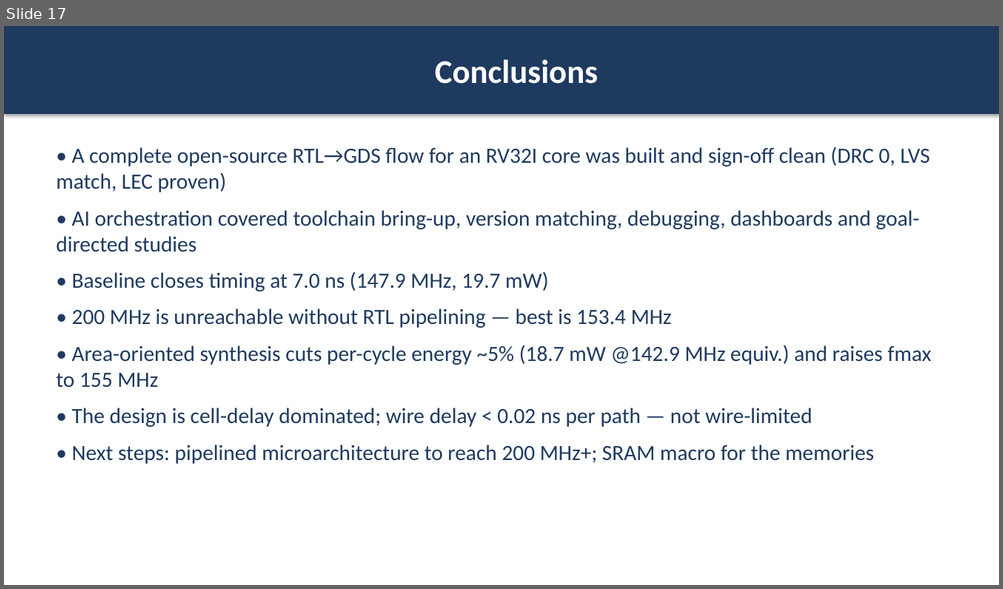
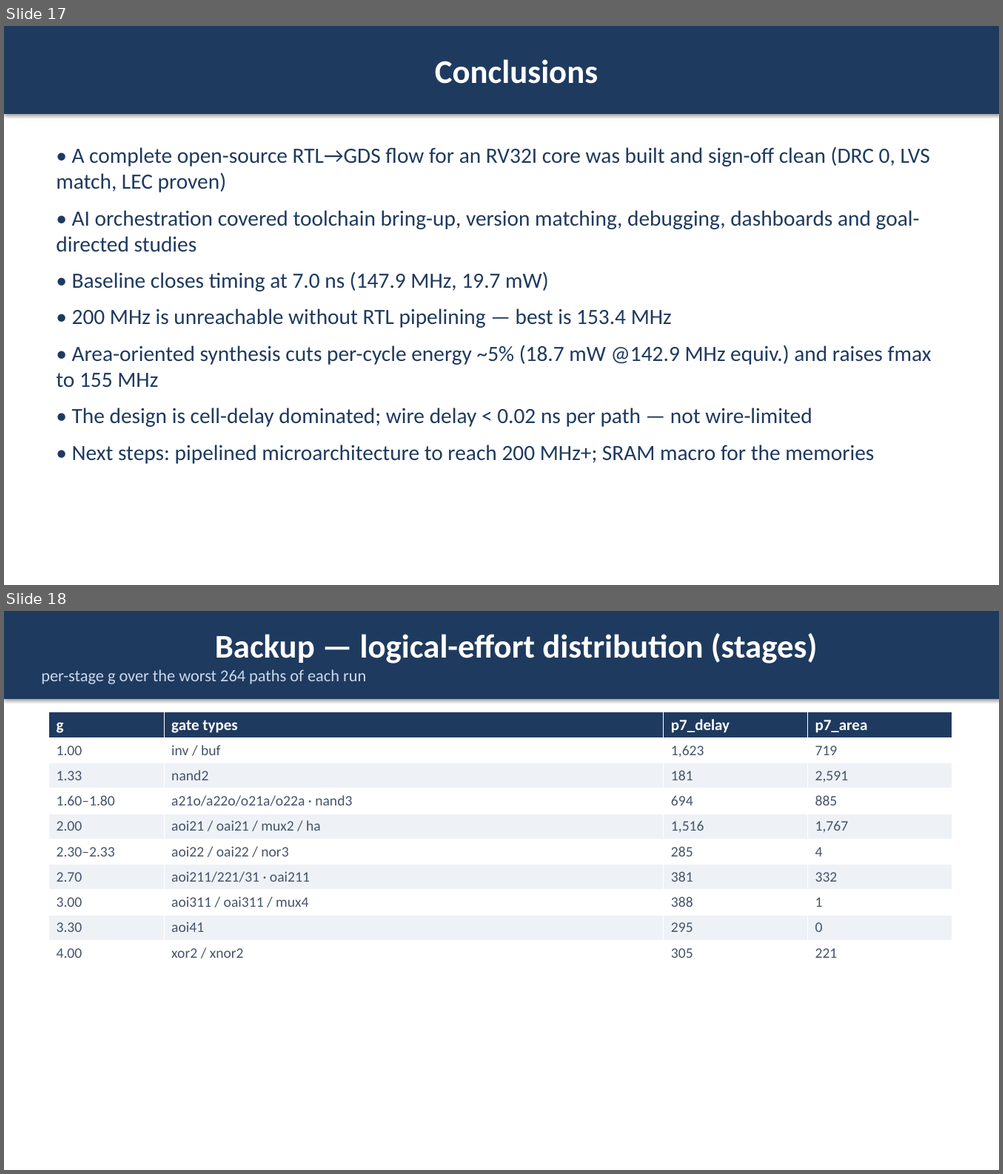
Before and after one commit to wuhannus/lunarch, a slide deck: flow/LUNARCH_AI_Driven_Chip_Design.pptx. Shown one above the other, each under a label of ours: slide 17 before the commit, slides 17 and 18 after it. The pictures are 1003x589 and 1003x1174 pixels, drawn with LibreOffice and Linux fonts; fonts in the diff are those of the drawing. Boxes give left, top, right and bottom in pixels: in the first picture for what was removed or moved away, otherwise in the second. Text is boxed around its words. In the diff, an @@ line names an element or a change of style, - is before the commit and + after.

Commit message:
Deck: avg levels/effort on p13, logical-effort backup slide, acknowledgements slide

```diff
--- a/flow/LUNARCH_AI_Driven_Chip_Design.pptx
+++ b/flow/LUNARCH_AI_Driven_Chip_Design.pptx
@@ slide 18 added at bbox=[4, 611, 999, 1170], background #FFFFFF @@
@@ rectangle added at bbox=[4, 611, 999, 699], fill #1F3A5F, 32 pt, text #FFFFFF, bold @@
+Backup — logical-effort distribution (stages)
+per-stage g over the worst 264 paths of each run
@@ table added at bbox=[48, 712, 950, 965], 10 rows, 4 columns @@
+g | gate types | p7_delay | p7_area
+1.00 | inv / buf | 1,623 | 719
+1.33 | nand2 | 181 | 2,591
+1.60–1.80 | a21o/a22o/o21a/o22a · nand3 | 694 | 885
+2.00 | aoi21 / oai21 / mux2 / ha | 1,516 | 1,767
+2.30–2.33 | aoi22 / oai22 / nor3 | 285 | 4
+2.70 | aoi211/221/31 · oai211 | 381 | 332
+3.00 | aoi311 / oai311 / mux4 | 388 | 1
+3.30 | aoi41 | 295 | 0
+4.00 | xor2 / xnor2 | 305 | 221
```
Also in this commit, not shown: 1 slide changed, 1 other slide added, 1 other file.
